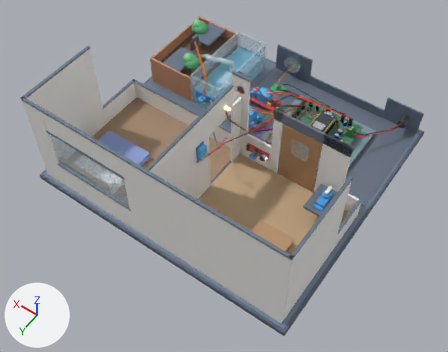
One commit to the glTF model web/models/smarthome_villa.glb: the scene before it, then after it.
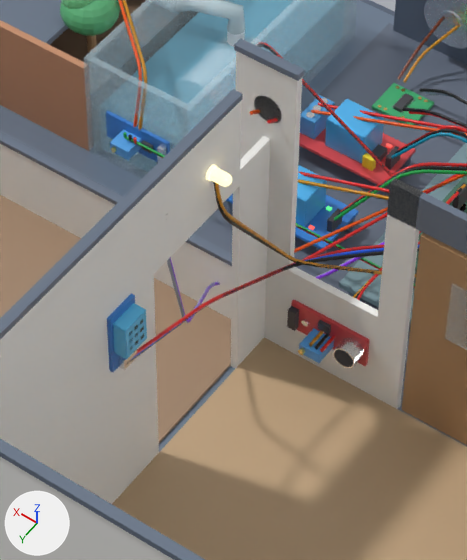
The first picture shows the older version from a camera (50 mm lens) standing at (-8.03, 11.07, 17.14) and looking at (-0.45, 0.44, 0.45). The close-ups show the older and then the newer version on the part from 37% to 66% of the width and 17% to 61% of the height of that picture. Only the edits that show in the close-ups are written down. Lighting does not change. The marker at lower left points along +X, +Y and +Z. Where no turn or scale is listed for an object, it has been applied to the vertices.

Script lines for the objects in view, before the commit:
```python
ob_led_lr_body = bpy.data.objects.new('LED_LR_Body', me_led_lr_body_mesh)
ob_led_lr_body.location = (-0.2, -0.08, 3.15)
ob_led_lr_dome = bpy.data.objects.new('LED_LR_Dome', me_led_lr_dome_mesh)
ob_led_lr_dome.location = (-0.26, -0.08, 3.15)
ob_led_lr_flange = bpy.data.objects.new('LED_LR_Flange', me_led_lr_flange_mesh)
ob_led_lr_flange.location = (-0.12, -0.08, 3.15)
ob_p15_spkbaffle = bpy.data.objects.new('P15_SpkBaffle', me_p15_spkbaffle_mesh)
ob_p15_spkbaffle.location = (0.5, -5.59, 0.6)
# also in view: 'LivingRoomFloor' at (-2.43, 1.3, 0.02); 'FrontCutawayBedC' at (2.55, -1.04, 0.88); 'P14_SoilBridge_B' at (3.88, -2.74, 1.16); 'WaterTankLeft' at (1.61, -3.65, 0.68); 'WaterTankBack' at (2.24, -2.11, 0.68)
```
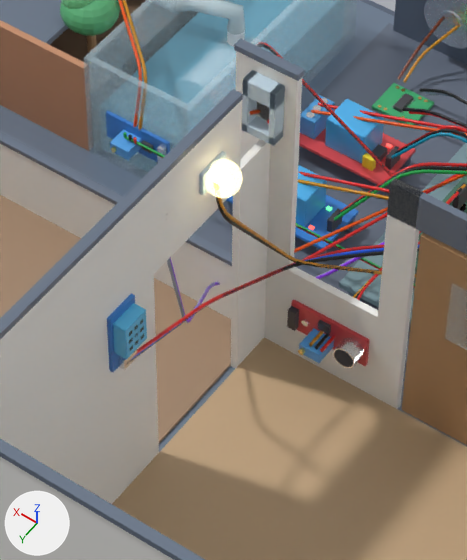
Patch to the scene script:
```diff
--- a/web/models/smarthome_villa.glb.py
+++ b/web/models/smarthome_villa.glb.py
@@ mat_led_livingwarm @@
 mat_led_livingwarm.emission_color = (1.0, 0.85, 0.45)  # beige #ffedb3
-mat_led_livingwarm.emission_strength = 1.2
+mat_led_livingwarm.emission_strength = 6.5
@@ mat_pla_snapmount @@
+mat_pla_snapmount = principled_material('PLA_SnapMount')
+mat_pla_snapmount.base_color = (0.56, 0.7, 0.8)  # pale blue #c5dae7
+mat_pla_snapmount.metallic = 0.04
+mat_pla_snapmount.roughness = 0.4
@@ mat_led_livinghalo @@
+mat_led_livinghalo = principled_material('LED_LivingHalo')
+mat_led_livinghalo.base_color = (1.0, 0.9, 0.55)  # beige #fff3c4
+mat_led_livinghalo.roughness = 0.1
+mat_led_livinghalo.alpha = 0.24
+mat_led_livinghalo.emission_color = (1.0, 0.86, 0.42)  # beige #ffefad
+mat_led_livinghalo.emission_strength = 3.5
@@ me_sup18_buzzersnapcollar_t_mesh @@
+me_sup18_buzzersnapcollar_t_mesh.from_pydata(...)  # 32 vertices, 60 faces; spans x -0.175..0.175, y -0.075..0.075, z -0.094..0.094
+me_sup18_buzzersnapcollar_t_mesh.materials.append(mat_pla_snapmount)  # pale blue #c5dae7
@@ me_sup18_buzzersnapcollar_r_mesh @@
+me_sup18_buzzersnapcollar_r_mesh.from_pydata(...)  # 32 vertices, 60 faces; spans x -0.031..0.031, y -0.075..0.075, z -0.312..0.312
+me_sup18_buzzersnapcollar_r_mesh.materials.append(mat_pla_snapmount)  # pale blue #c5dae7
@@ me_sup18_buzzersnapcollar_b_mesh @@
+me_sup18_buzzersnapcollar_b_mesh.from_pydata(...)  # 32 vertices, 60 faces; spans x -0.175..0.175, y -0.075..0.075, z -0.05..0.05
+me_sup18_buzzersnapcollar_b_mesh.materials.append(mat_pla_snapmount)  # pale blue #c5dae7
@@ me_sup17_led_lr_collar_mesh @@
+me_sup17_led_lr_collar_mesh.from_pydata(...)  # 32 vertices, 60 faces; spans x -0.022..0.022, y -0.175..0.175, z -0.125..0.125
+me_sup17_led_lr_collar_mesh.materials.append(mat_pla_snapmount)  # pale blue #c5dae7
@@ me_led_lr_glowhalo_mesh @@
+me_led_lr_glowhalo_mesh.from_pydata(...)  # a UV sphere (18 segments, 12 rings, poles along z) spanning x -0.167..0.167, y -0.17..0.17, z -0.17..0.17
+me_led_lr_glowhalo_mesh.materials.append(mat_led_livinghalo)  # beige #fff3c4, glowing beige #ffefad
@@ ob_sup18_buzzersnapcollar_t @@
+ob_sup18_buzzersnapcollar_t = bpy.data.objects.new('SUP18_BuzzerSnapCollar_T', me_sup18_buzzersnapcollar_t_mesh)
+ob_sup18_buzzersnapcollar_t.location = (-0.08, -0.93, 3.44)
@@ ob_sup18_buzzersnapcollar_r @@
+ob_sup18_buzzersnapcollar_r = bpy.data.objects.new('SUP18_BuzzerSnapCollar_R', me_sup18_buzzersnapcollar_r_mesh)
+ob_sup18_buzzersnapcollar_r.location = (0.07, -0.93, 3.22)
@@ ob_sup18_buzzersnapcollar_l @@
+ob_sup18_buzzersnapcollar_l = bpy.data.objects.new('SUP18_BuzzerSnapCollar_L', me_sup18_buzzersnapcollar_r_mesh.copy())
+ob_sup18_buzzersnapcollar_l.location = (-0.22, -0.93, 3.22)
@@ ob_sup18_buzzersnapcollar_b @@
+ob_sup18_buzzersnapcollar_b = bpy.data.objects.new('SUP18_BuzzerSnapCollar_B', me_sup18_buzzersnapcollar_b_mesh)
+ob_sup18_buzzersnapcollar_b.location = (-0.08, -0.93, 2.96)
@@ ob_sup17_led_lr_collar @@
+ob_sup17_led_lr_collar = bpy.data.objects.new('SUP17_LED_LR_Collar', me_sup17_led_lr_collar_mesh)
+ob_sup17_led_lr_collar.location = (-0.13, -0.08, 3.15)
@@ ob_led_lr_glowhalo @@
+ob_led_lr_glowhalo = bpy.data.objects.new('LED_LR_GlowHalo', me_led_lr_glowhalo_mesh)
+ob_led_lr_glowhalo.location = (-0.24, -0.08, 3.15)
```

Location of each change, (x1, y1, x2, y2) in pixels of the close-ups (467 x 560 px):
'LED_LR_GlowHalo', added: after (205, 159, 243, 198)
'SUP18_BuzzerSnapCollar_T', added (pale blue): after (243, 71, 285, 110)
'SUP18_BuzzerSnapCollar_L', added (pale blue): after (269, 83, 285, 144)
'SUP18_BuzzerSnapCollar_B', added (pale blue): after (242, 116, 283, 146)
'SUP18_BuzzerSnapCollar_R', added (pale blue): after (242, 70, 257, 132)
'SUP17_LED_LR_Collar', added: after (199, 151, 226, 195)
'LED_LR_Body', surface changed: (209, 167, 227, 185) in both
'LED_LR_Dome', surface changed: (221, 173, 232, 187) in both
'LED_LR_Flange', surface changed: (206, 165, 218, 181) in both
